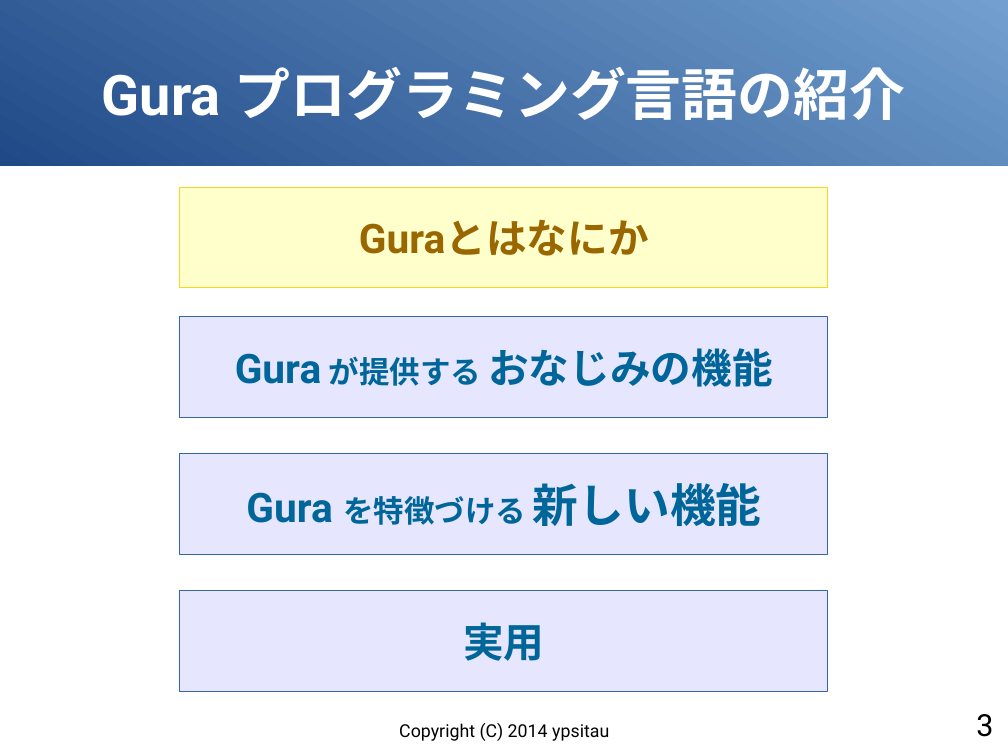
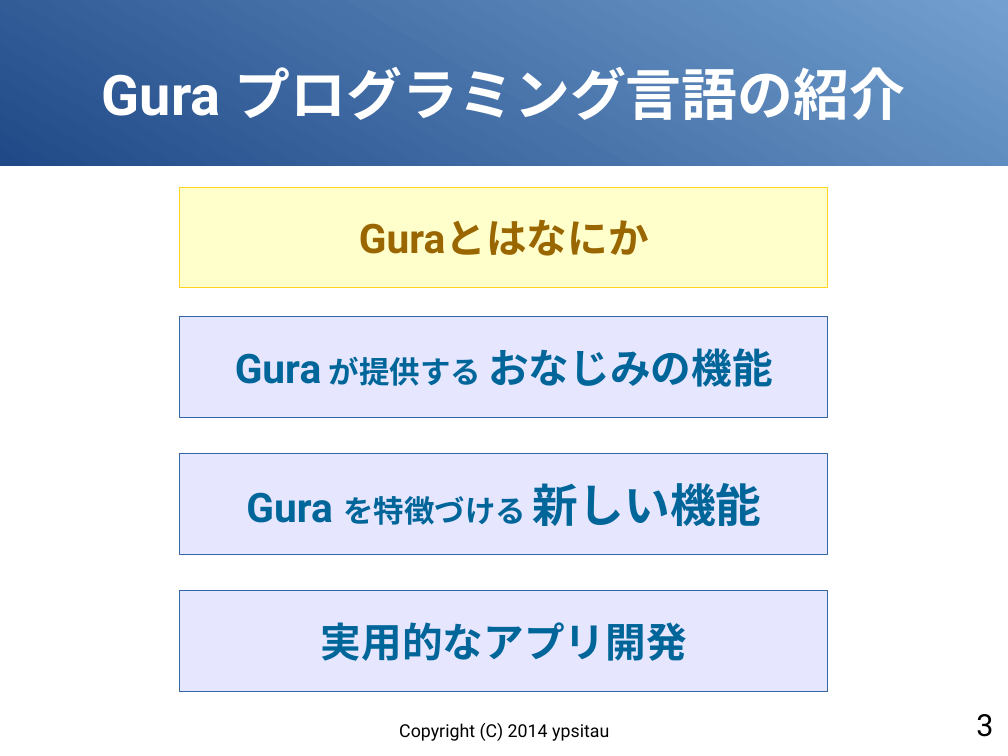
Before and after one commit to gura-lang/gura-doc, a slide deck: slide 3 of presentation/gura-introduction.odp. Drawn at 1008x756 pixels with LibreOffice and Linux fonts; fonts in the diff are those of the drawing. Boxes give left, top, right and bottom in pixels: in the first picture for what was removed or moved away, otherwise in the second. Text is boxed around its words. In the diff, an @@ line names an element or a change of style, - is before the commit and + after.

```diff
--- a/presentation/gura-introduction.odp
+++ b/presentation/gura-introduction.odp
@@ text in rectangle at box(321, 622, 687, 661): text changed @@
-実用
+実用的なアプリ開発
```
Also in this commit, not shown: 3 other slides changed, 1 slide added.
